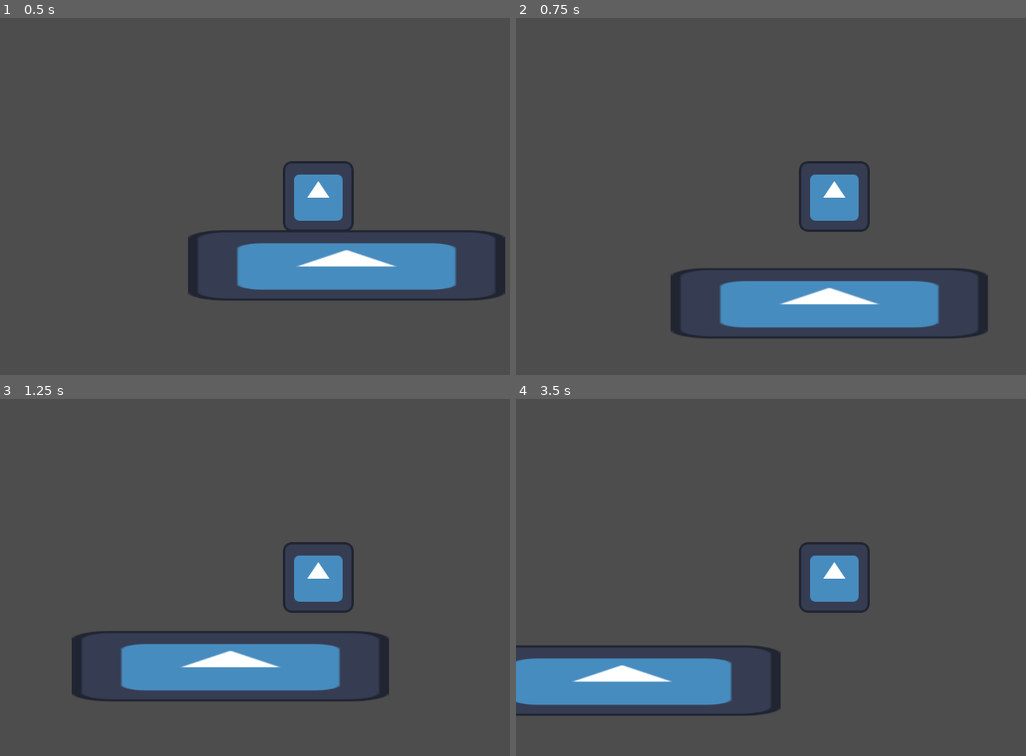
Above: before the commit, frames 1-4 (two rows, left to right).
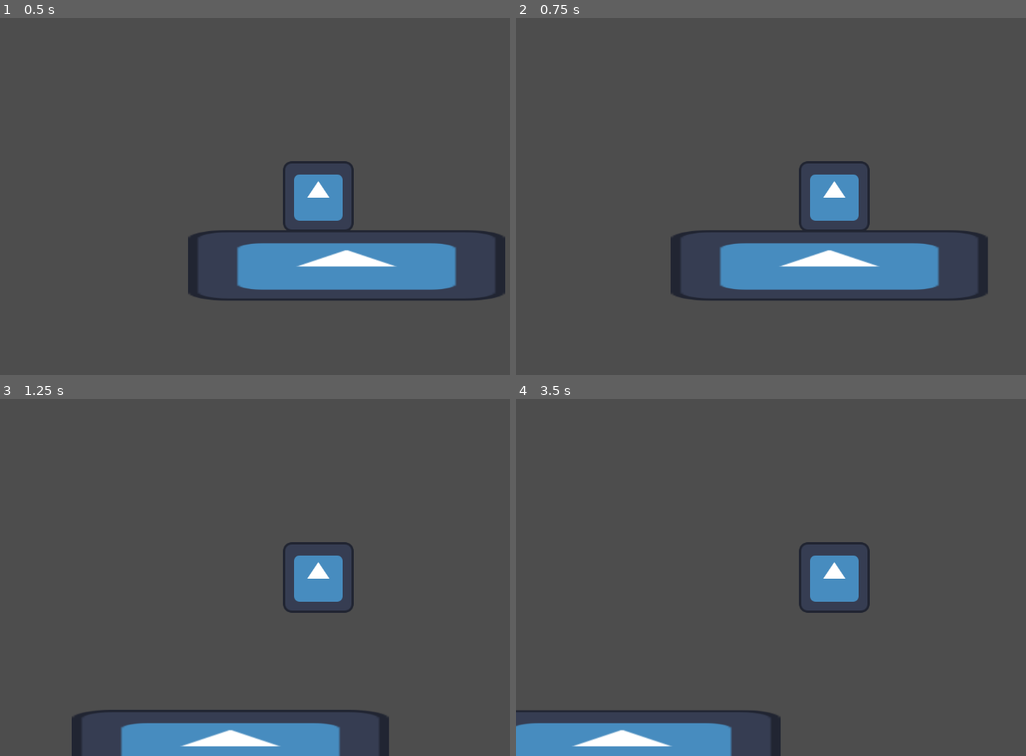
Above: after the commit, the same moments.

Repository: Teriko2409/Elucraft
Game: Godot game, scene res://noed.tscn
The game is run twice, just before and just after one commit, with the same random seed, the same clock (stepped at 60 frames per second) and the same inputs. The engine's default icon, where the game draws it, is replaced by a stand-in: a white triangle on a blue panel in a dark square.
Inputs:
- Up to frame 1 (0.5 s): no input
- Up to frame 2 (0.75 s): tap Enter (ui_accept) at 0.5, 0.6 s; hold Right (ui_right) from 0.53 s (still down)
- Up to frame 3 (1.25 s): keep holding Right (ui_right); tap Space (jump_button, bound only after the commit) at 0.77, 1.07 s; tap Shift (dash_button, bound only after the commit) at 0.8 s
- Up to frame 4 (3.5 s): tap Shift (dash_button, bound only after the commit) at 1.35, 3.05 s; tap Space (jump_button, bound only after the commit) at 1.52, 1.55, 1.82, 2.1, 3.02, 3.32 s; release Right (ui_right) at 2.03 s; hold Left (ui_left) 2.03-2.78 s; tap Enter (ui_accept) at 2.3, 2.85 s; hold Right (ui_right) from 2.78 s (still down)

Frame 1 is identical in both runs. In frame 2, 11% of the frame differs, in the area x 30-93%, y 59-90%; in frame 3, 12%, in the area x 14-77%, y 65-100%; in frame 4, 11%.

Commit message:
double jump + debut du dash

Diff:
--- a/noed.tscn
+++ b/noed.tscn
@@ -23,6 +23,8 @@
 
 [node name="Camera2D" type="Camera2D" parent="Player"]
 
+[node name="dash_timer" type="Timer" parent="Player"]
+
 [node name="ground" type="StaticBody2D" parent="."]
 
 [node name="Sprite2D" type="Sprite2D" parent="ground"]
@@ -33,3 +35,5 @@
 [node name="CollisionShape2D" type="CollisionShape2D" parent="ground"]
 position = Vector2(52, 170)
 shape = SubResource("RectangleShape2D_lr4a2")
+
+[connection signal="timeout" from="Player/dash_timer" to="Player" method="_on_dash_timer_timeout"]
--- a/player.gd
+++ b/player.gd
@@ -1,22 +1,35 @@
 extends CharacterBody2D
 
 
-const SPEED = 300.0
-const JUMP_VELOCITY = -400.0
 
+var SPEED = 300.0
+
+var JUMP_VELOCITY = -500.0
+var double_jump_available = true
+
+const dash_speed = 800
+var dashing = false
 
 func _physics_process(delta: float) -> void:
 	# Add the gravity.
 	if not is_on_floor():
 		velocity += get_gravity() * delta
 
-	# Handle jump.
-	if Input.is_action_just_pressed("ui_accept") and is_on_floor():
-		velocity.y = JUMP_VELOCITY
+	# Handle jump and double jump
+	if Input.is_action_just_pressed("jump_button"):
 
+		if is_on_floor():
+			velocity.y = JUMP_VELOCITY
+			double_jump_available = true
+		elif double_jump_available:
+			velocity.y = JUMP_VELOCITY
+			double_jump_available = false
+
+	if Input.is_action_just_pressed("dash_button"):
+		dashing = true
 	# Get the input direction and handle the movement/deceleration.
-	# As good practice, you should replace UI actions with custom gameplay actions.
-	var direction := Input.get_axis("ui_left", "ui_right")
+	var direction := Input.get_axis("move_left_button", "move_right_button")
+
 	if direction:
 		velocity.x = direction * SPEED
 	else:
--- a/project.godot
+++ b/project.godot
@@ -15,6 +15,32 @@
 config/features=PackedStringArray("4.5", "GL Compatibility")
 config/icon="res://icon.svg"
 
+[input]
+
+move_left_button={
+"deadzone": 0.2,
+"events": [Object(InputEventKey,"resource_local_to_scene":false,"resource_name":"","device":0,"window_id":0,"alt_pressed":false,"shift_pressed":false,"ctrl_pressed":false,"meta_pressed":false,"pressed":false,"keycode":0,"physical_keycode":4194319,"key_label":0,"unicode":0,"location":0,"echo":false,"script":null)
+, Object(InputEventKey,"resource_local_to_scene":false,"resource_name":"","device":0,"window_id":0,"alt_pressed":false,"shift_pressed":false,"ctrl_pressed":false,"meta_pressed":false,"pressed":false,"keycode":0,"physical_keycode":65,"key_label":0,"unicode":0,"location":0,"echo":false,"script":null)
+]
+}
+move_right_button={
+"deadzone": 0.2,
+"events": [Object(InputEventKey,"resource_local_to_scene":false,"resource_name":"","device":0,"window_id":0,"alt_pressed":false,"shift_pressed":false,"ctrl_pressed":false,"meta_pressed":false,"pressed":false,"keycode":0,"physical_keycode":4194321,"key_label":0,"unicode":0,"location":0,"echo":false,"script":null)
+, Object(InputEventKey,"resource_local_to_scene":false,"resource_name":"","device":0,"window_id":0,"alt_pressed":false,"shift_pressed":false,"ctrl_pressed":false,"meta_pressed":false,"pressed":false,"keycode":0,"physical_keycode":68,"key_label":0,"unicode":0,"location":0,"echo":false,"script":null)
+]
+}
+jump_button={
+"deadzone": 0.2,
+"events": [Object(InputEventKey,"resource_local_to_scene":false,"resource_name":"","device":0,"window_id":0,"alt_pressed":false,"shift_pressed":false,"ctrl_pressed":false,"meta_pressed":false,"pressed":false,"keycode":0,"physical_keycode":32,"key_label":0,"unicode":0,"location":0,"echo":false,"script":null)
+, Object(InputEventKey,"resource_local_to_scene":false,"resource_name":"","device":0,"window_id":0,"alt_pressed":false,"shift_pressed":false,"ctrl_pressed":false,"meta_pressed":false,"pressed":false,"keycode":0,"physical_keycode":87,"key_label":0,"unicode":0,"location":0,"echo":false,"script":null)
+]
+}
+dash_button={
+"deadzone": 0.2,
+"events": [Object(InputEventKey,"resource_local_to_scene":false,"resource_name":"","device":-1,"window_id":0,"alt_pressed":false,"shift_pressed":false,"ctrl_pressed":false,"meta_pressed":false,"pressed":false,"keycode":0,"physical_keycode":4194325,"key_label":0,"unicode":0,"location":0,"echo":false,"script":null)
+]
+}
+
 [rendering]
 
 renderer/rendering_method="gl_compatibility"
